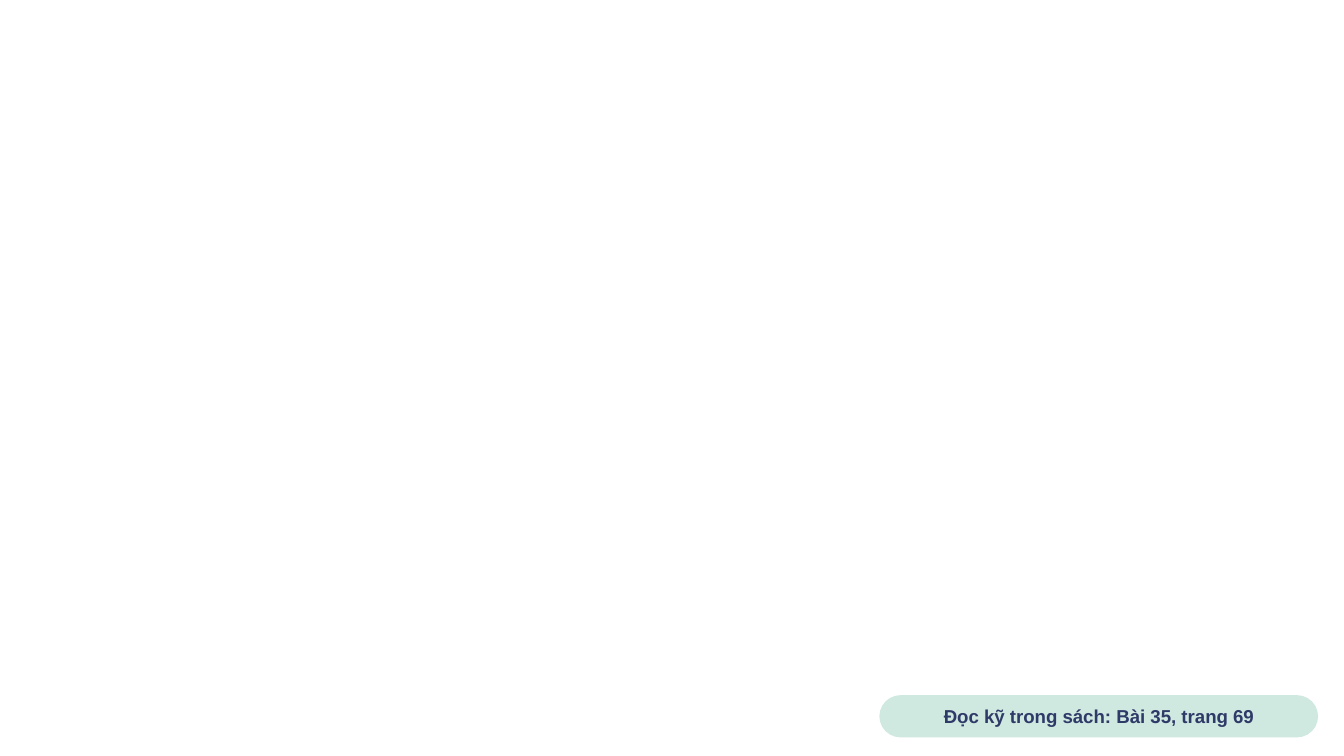
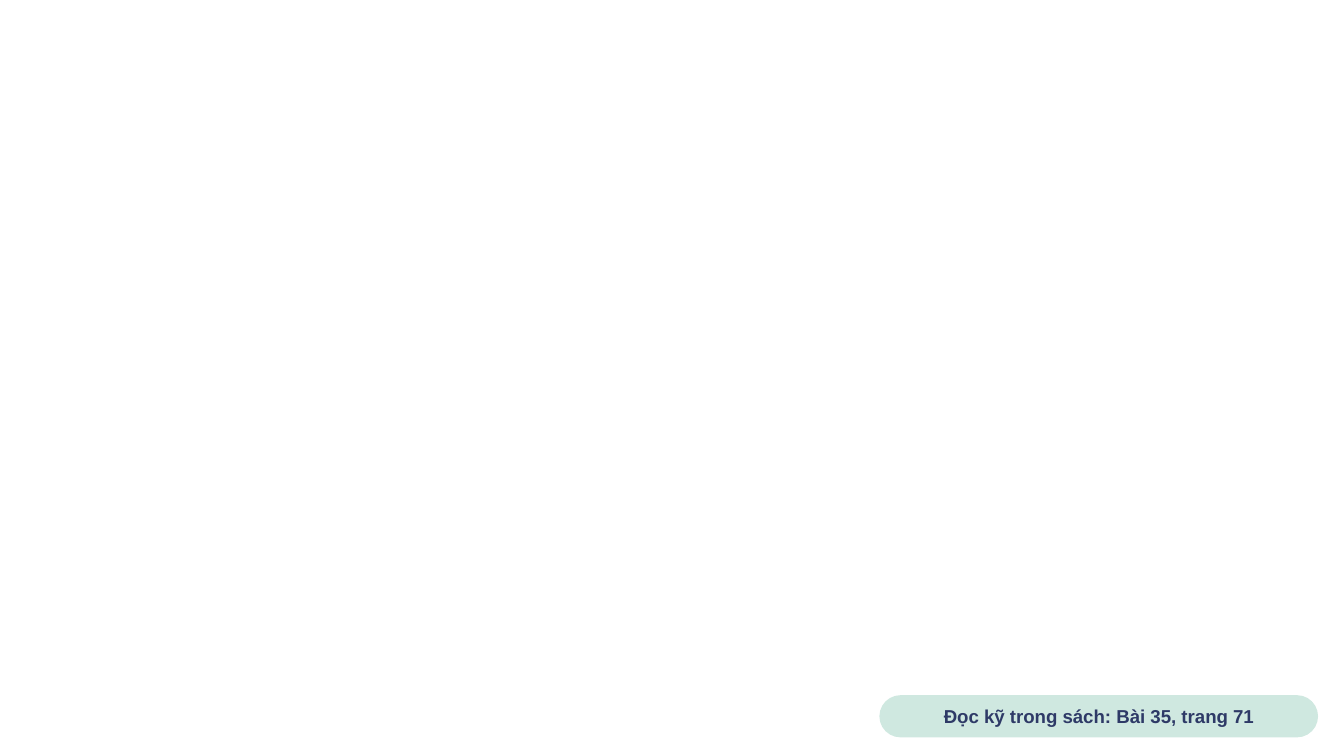
Before and after one commit to johnneinadlerr0353-bot/sachhuongdan, a slide deck: slide 22 of BO-TAI-LIEU-GUI-KHACH/04-Slide-tap-huan.pptx. Drawn at 1344x756 pixels with LibreOffice and Linux fonts; fonts in the diff are those of the drawing; background and template pictures are left out. Boxes give left, top, right and bottom in pixels: in the first picture for what was removed or moved away, otherwise in the second. Text is boxed around its words. In the diff, an @@ line names an element or a change of style, - is before the commit and + after.

```diff
--- a/BO-TAI-LIEU-GUI-KHACH/04-Slide-tap-huan.pptx
+++ b/BO-TAI-LIEU-GUI-KHACH/04-Slide-tap-huan.pptx
@@ text at [944, 709, 1254, 727]: text changed @@
-Đọc kỹ trong sách: Bài 35, trang 69
+Đọc kỹ trong sách: Bài 35, trang 71
```
Also in this commit, not shown: 21 other slides changed, 30 other files.
